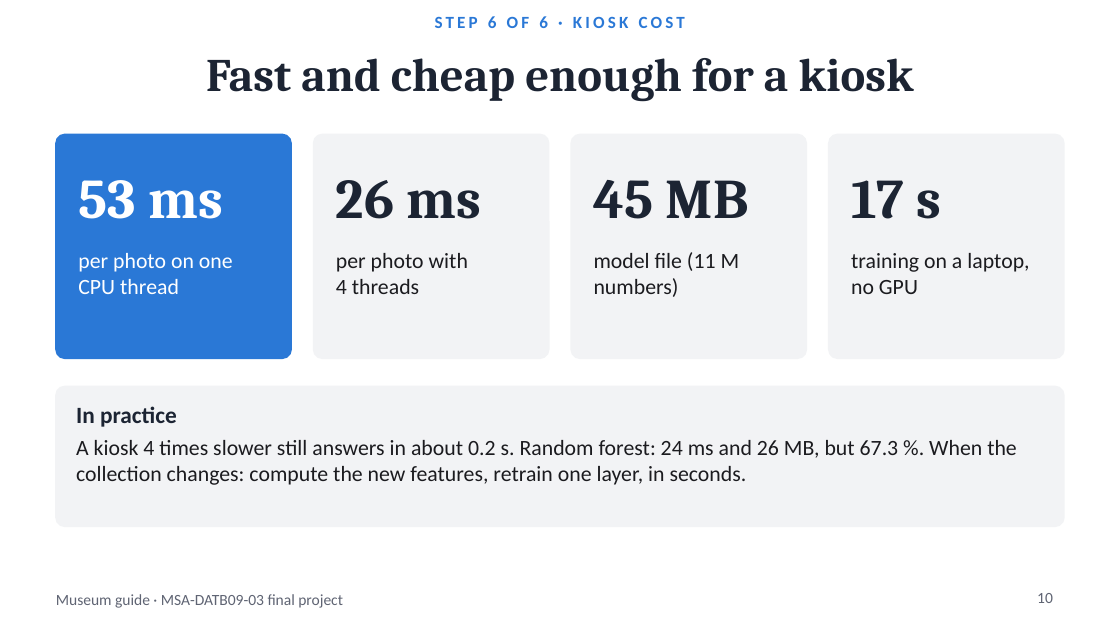
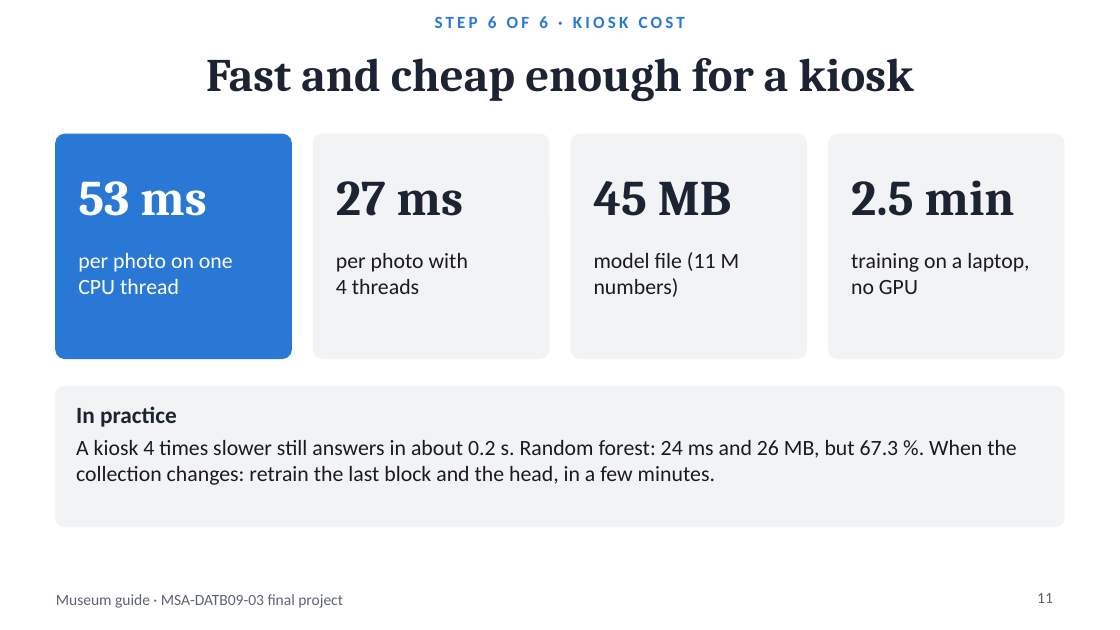
Before and after one commit to BenjaminAHS/neural-network-project, a slide deck: slide 11 of docs/museum_guide_presentation.pptx (slide 10 before the commit). Drawn at 1120x630 pixels with LibreOffice and Linux fonts; fonts in the diff are those of the drawing. Boxes give left, top, right and bottom in pixels: in the first picture for what was removed or moved away, otherwise in the second. Text is boxed around its words. In the diff, an @@ line names an element or a change of style, - is before the commit and + after.

Commit message:
Add the second test to the talk and recommend the fine-tuned ResNet18

```diff
--- a/docs/museum_guide_presentation.pptx
+++ b/docs/museum_guide_presentation.pptx
@@ text "53 ms" at box(78, 181, 206, 216): size 36 to 32 pt @@
@@ text "45 MB" at box(594, 181, 732, 216): size 36 to 32 pt @@
@@ text at box(336, 181, 463, 216): text changed; size 36 to 32 pt @@
-26 ms
+27 ms
@@ text at box(851, 180, 1015, 216): text changed; size 36 to 32 pt @@
-17 s
+2.5 min
@@ text at box(76, 440, 1017, 485): text changed @@
-A kiosk 4 times slower still answers in about 0.2 s. Random forest: 24 ms and 26 MB, but 67.3 %. When the collection changes: compute the new features, retrain one layer, in seconds.
+A kiosk 4 times slower still answers in about 0.2 s. Random forest: 24 ms and 26 MB, but 67.3 %. When the collection changes: retrain the last block and the head, in a few minutes.
@@ page number at box(1037, 593, 1053, 603): text changed @@
-10
+11
```
Also in this commit, not shown: 10 other slides changed, 1 slide added, 4 other files.
